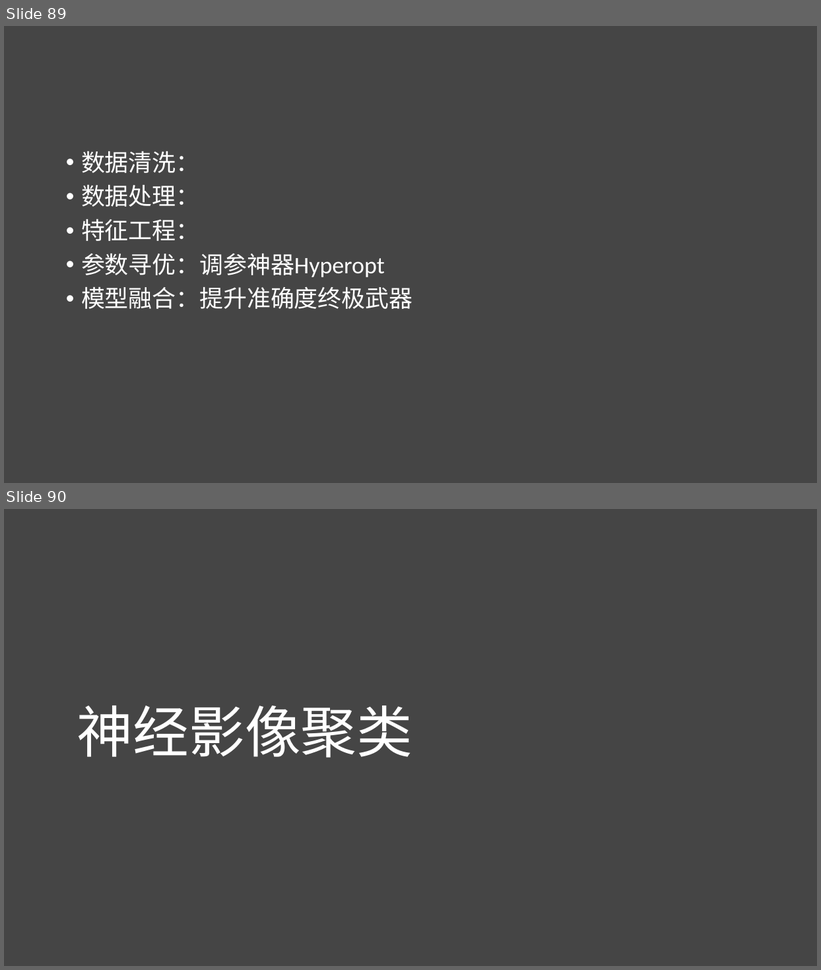
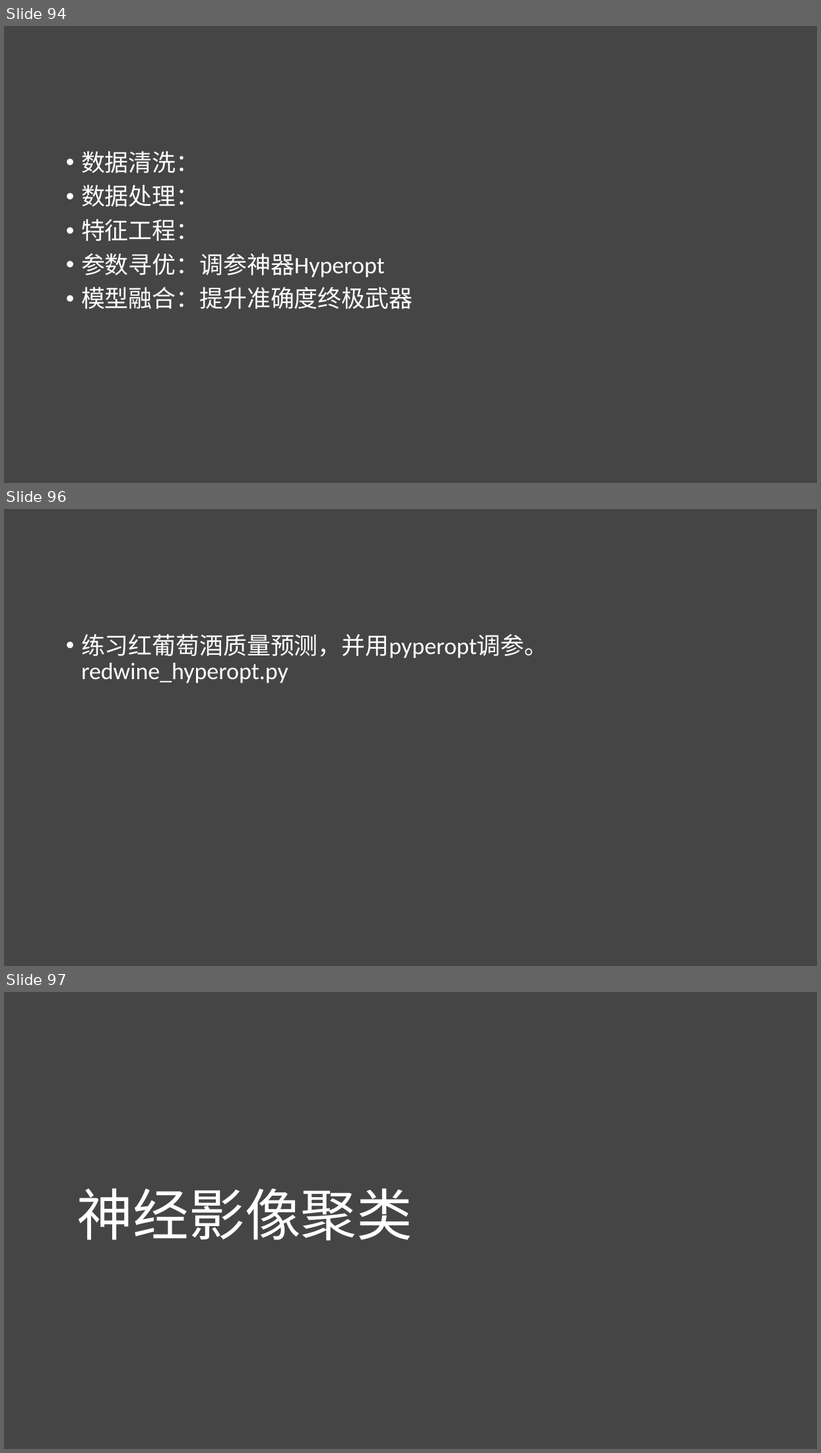
Before and after one commit to lichao312214129/lc_rsfmri_tools_python, a slide deck: The_first_ml_training/第一届机器学习实战班.pptx. Shown one above the other, each under a label of ours: slides 89 and 90 before the commit, slides 94, 96 and 97 after it; the slides between them are not shown. The pictures are 821x970 and 821x1453 pixels, drawn with LibreOffice and Linux fonts; fonts in the diff are those of the drawing. Boxes give left, top, right and bottom in pixels: in the first picture for what was removed or moved away, otherwise in the second. Text is boxed around its words. In the diff, an @@ line names an element or a change of style, - is before the commit and + after.

```diff
--- a/The_first_ml_training/第一届机器学习实战班.pptx
+++ b/The_first_ml_training/第一届机器学习实战班.pptx
@@ slide 96 added at (4, 509, 817, 966), background #454545 @@
@@ text added at (81, 634, 548, 683), 28 pt, text #FFFFFF @@
+• 练习红葡萄酒质量预测，并用pyperopt调参。redwine_hyperopt.py
@@ what was slide 89 is now slide 94 @@
@@ what was slide 90 is now slide 97 @@
```
Also in this commit, not shown: 1 slide changed, 6 other slides added, 11 other files.
